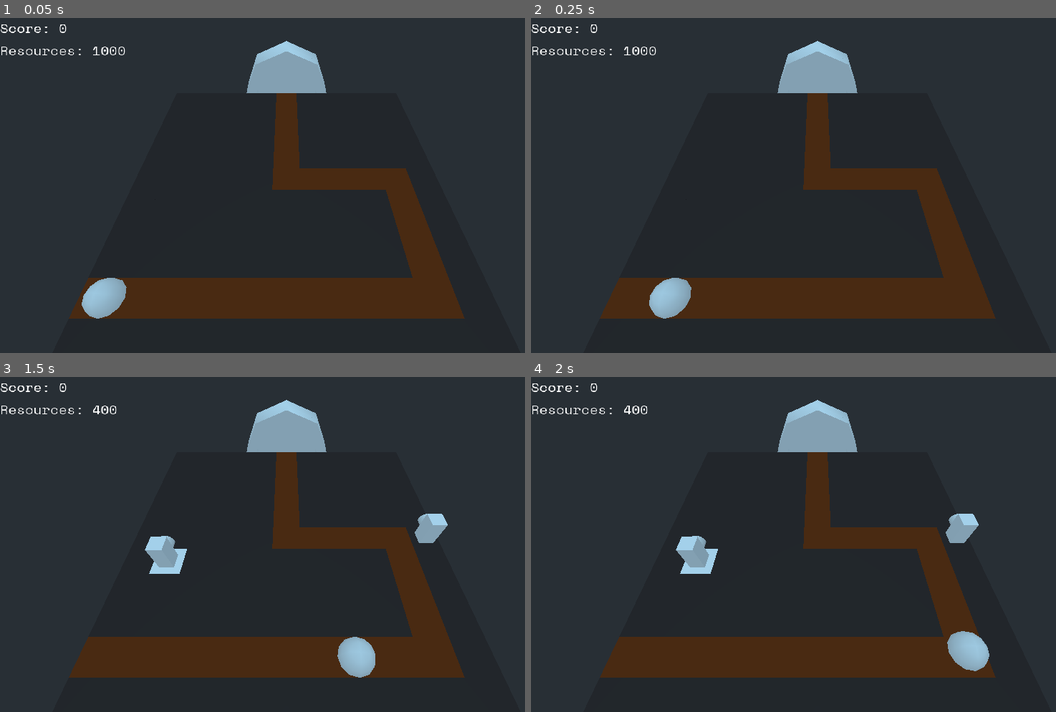
Above: before the commit, frames 1-4 (two rows, left to right).
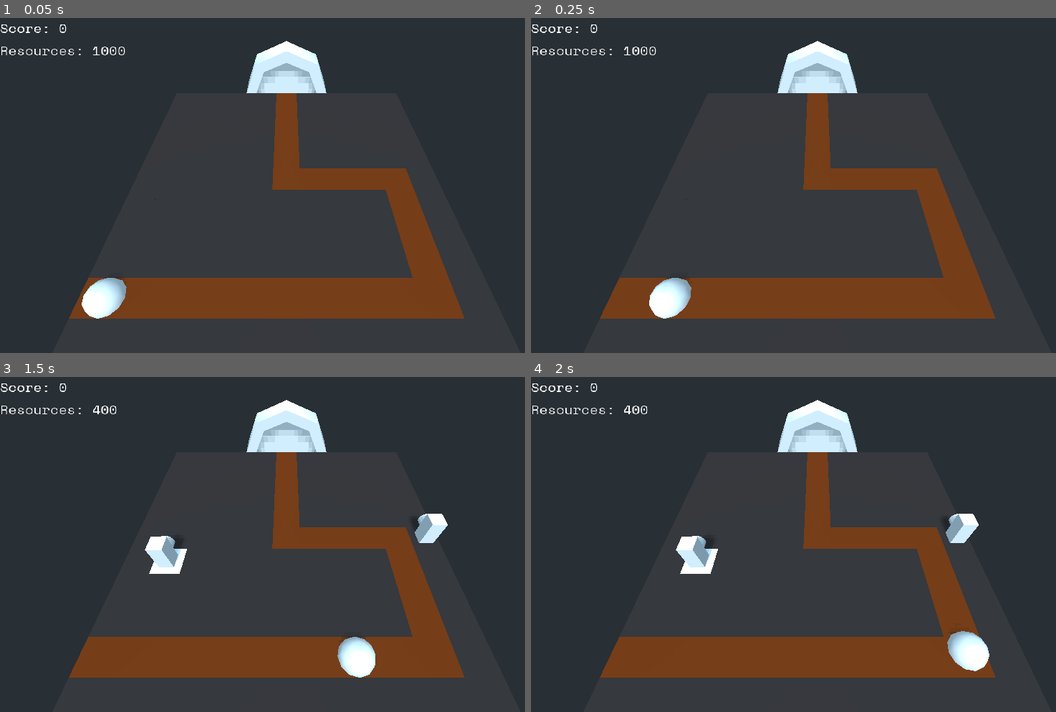
Above: after the commit, the same moments.

Repository: doctor-g/LD51
Game: Godot game, scene res://World.tscn
Two runs of this game, one before a commit and one after it. Both use one fixed random seed, a clock stepped at 60 frames per second and the inputs below.
Inputs (mouse positions are in pixels of both pictures, inside the frame that each line leads up to):
- Up to frame 1 (0.05 s): no input
- Up to frame 2 (0.25 s): no input
- Up to frame 3 (1.5 s): move the mouse to (414, 527) at 0.52 s; click (414, 527) at 0.67 s; move the mouse to (173, 561) at 1.27 s; click (173, 561) at 1.42 s
- Up to frame 4 (2 s): no input

The runs differ from the first frame. In frame 1, 15% of the frame differs, in the area x 13-89%, y 6-90%; in frame 2, 15%; in frame 3, 15%; in frame 4, 15%.

Commit message:
Add simple directional light

Diff:
--- a/project/World.tscn
+++ b/project/World.tscn
@@ -12,3 +12,8 @@
 
 [node name="HUD" parent="." instance=ExtResource( 2 )]
 mouse_filter = 2
+
+[node name="DirectionalLight" type="DirectionalLight" parent="."]
+transform = Transform( 1, 0, 0, 0, 0.60446, 0.796636, 0, -0.796636, 0.60446, 0, 5, 0 )
+light_energy = 0.5
+shadow_enabled = true
